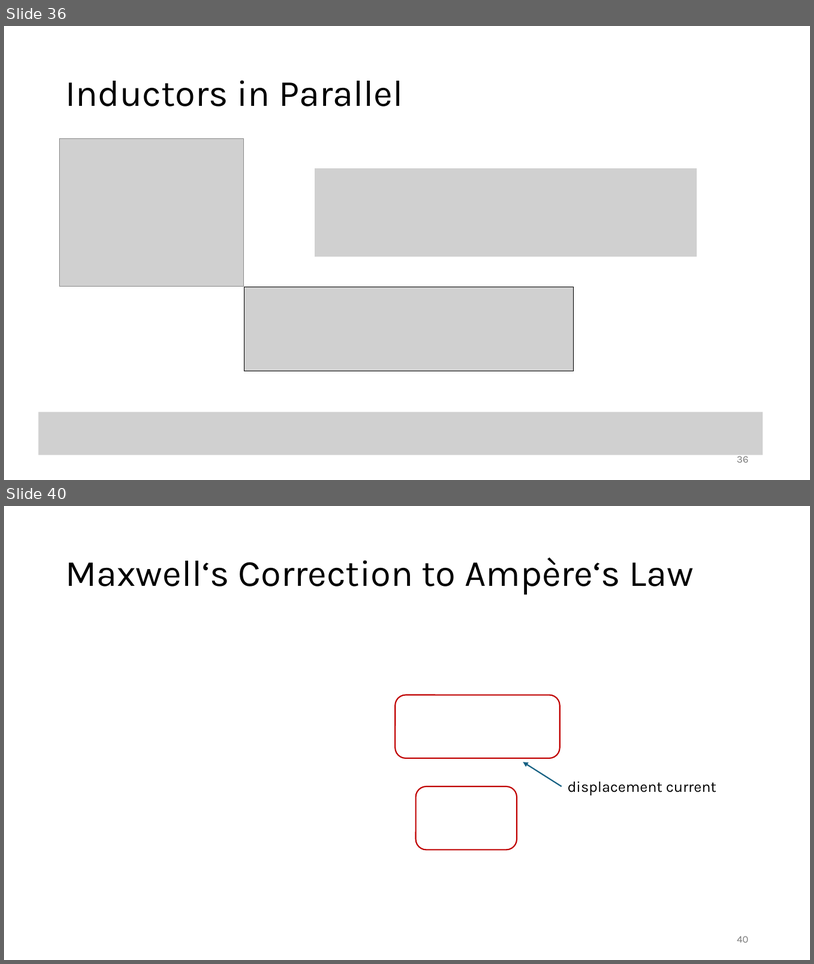
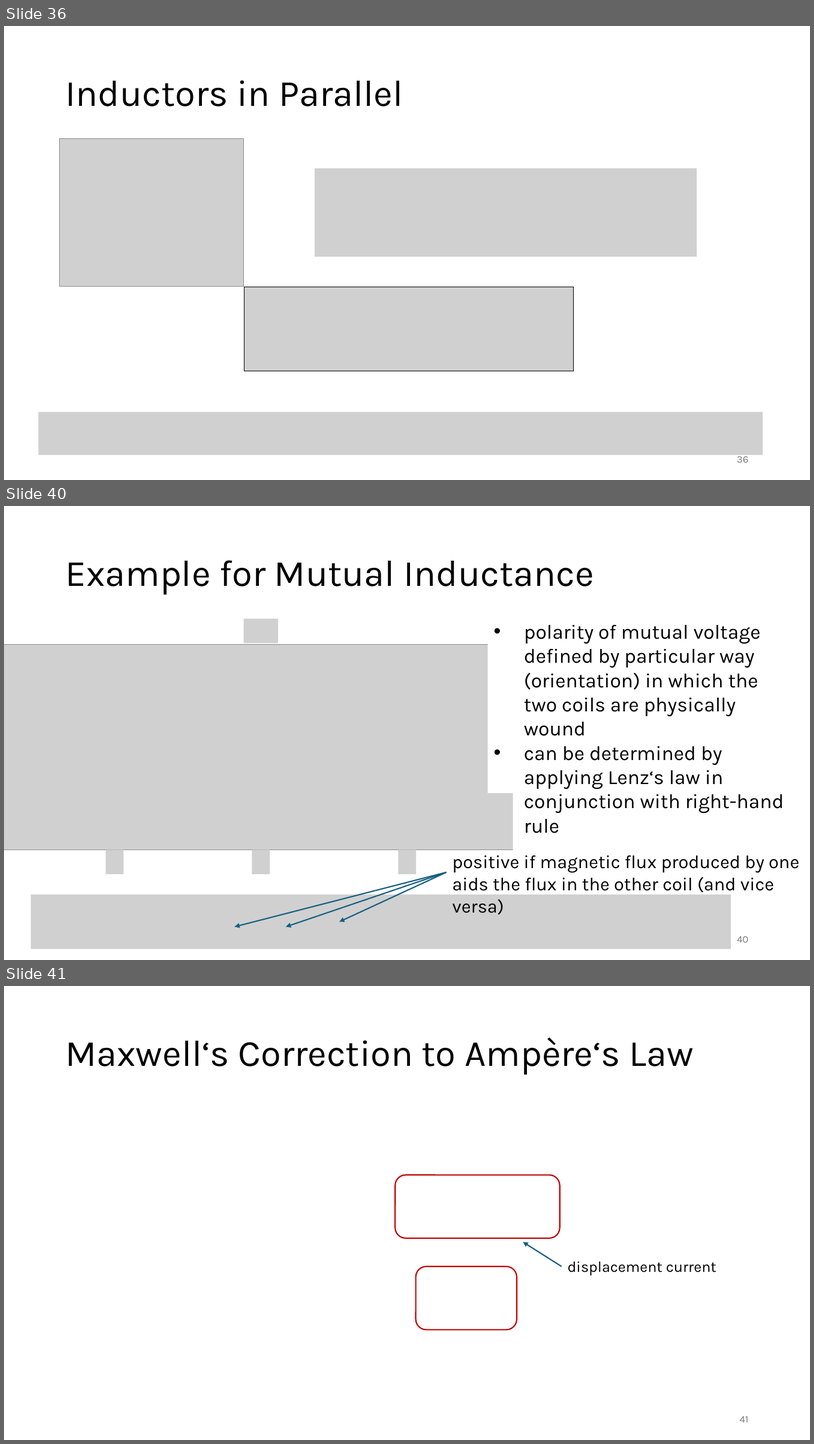
Before and after one commit to FelixWick/intro_electrical_eng, a slide deck: slides/3_EMfields.pptx. Shown one above the other, each under a label of ours: slides 36 and 40 before the commit, slides 36, 40 and 41 after it; the slides between them are not shown. The pictures are 814x964 and 814x1444 pixels, drawn with LibreOffice and Linux fonts; fonts in the diff are those of the drawing; grey boxes stand for pictures. Boxes give left, top, right and bottom in pixels: in the first picture for what was removed or moved away, otherwise in the second. Text is boxed around its words. In the diff, an @@ line names an element or a change of style, - is before the commit and + after.

Commit message:
moved mutual inductance example

```diff
--- a/slides/3_EMfields.pptx
+++ b/slides/3_EMfields.pptx
@@ slide 40 added at <box>4,506,810,960</box>, background #FFFFFF @@
@@ title added at <box>65,560,594,595</box>, 44 pt, text #000000 @@
+Example for Mutual Inductance
@@ picture added at <box>243,619,278,643</box> @@
@@ text added at <box>524,625,785,833</box>, 24 pt, text #000000 @@
+• polarity of mutual voltage defined by particular way (orientation) in which the two coils are physically wound
+• can be determined by applying Lenz‘s law in conjunction with right-hand rule
@@ picture added at <box>4,645,518,850</box> @@
@@ picture added at <box>171,682,206,706</box> @@
@@ picture added at <box>310,681,345,706</box> @@
@@ rectangle added at <box>513,787,524,856</box>, fill #FFFFFF @@
@@ picture added at <box>105,850,124,874</box> @@
@@ picture added at <box>252,850,270,874</box> @@
@@ picture added at <box>398,850,417,874</box> @@
@@ text added at <box>452,855,800,895</box>, 22 pt, text #000000 @@
+positive if magnetic flux produced by one aids the flux in the other coil (and vice versa)
@@ arrow added from (447, 872) to (234, 927), #156082 1.5 pt @@
@@ arrow added from (447, 872) to (286, 927), #156082 1.5 pt @@
@@ arrow added from (447, 872) to (340, 922), #156082 1.5 pt @@
@@ picture added at <box>30,894,731,949</box> @@
@@ page number added at <box>737,936,749,942</box>, 12 pt, text #797979 @@
+40
@@ what was slide 40 is now slide 41 @@
@@ page number at <box>740,1416,749,1422</box>: text changed @@
-40
+41
```
Also in this commit, not shown: 1 slide changed, 6 other files.
